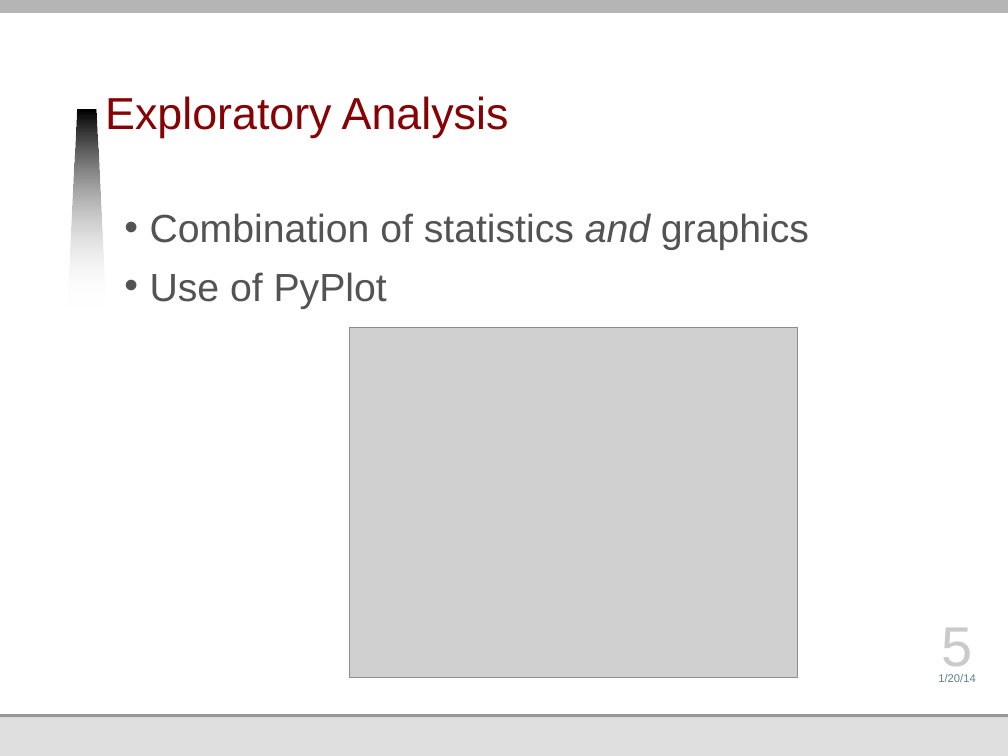
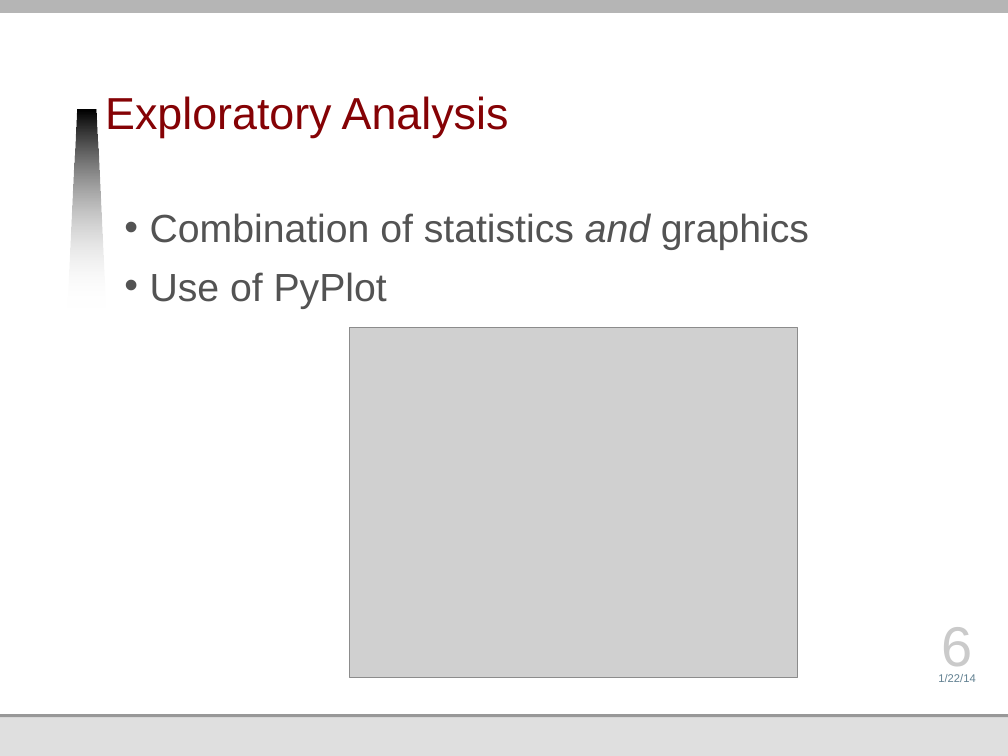
Before and after one commit to jmankoff/data, a slide deck: slide 6 of Lectures/Byte 2.pptx (slide 5 before the commit). Drawn at 1008x756 pixels with LibreOffice and Linux fonts; fonts in the diff are those of the drawing; grey boxes stand for pictures; background and template pictures are left out. Boxes give left, top, right and bottom in pixels: in the first picture for what was removed or moved away, otherwise in the second. Text is boxed around its words. In the diff, an @@ line names an element or a change of style, - is before the commit and + after.

```diff
--- a/Lectures/Byte 2.pptx
+++ b/Lectures/Byte 2.pptx
@@ page number at [942,627,973,676]: text changed @@
-5
+6
@@ text at [938,674,975,682]: text changed @@
-1/20/14
+1/22/14
```
Also in this commit, not shown: 3 other slides changed, 1 slide added, 2 other files.
